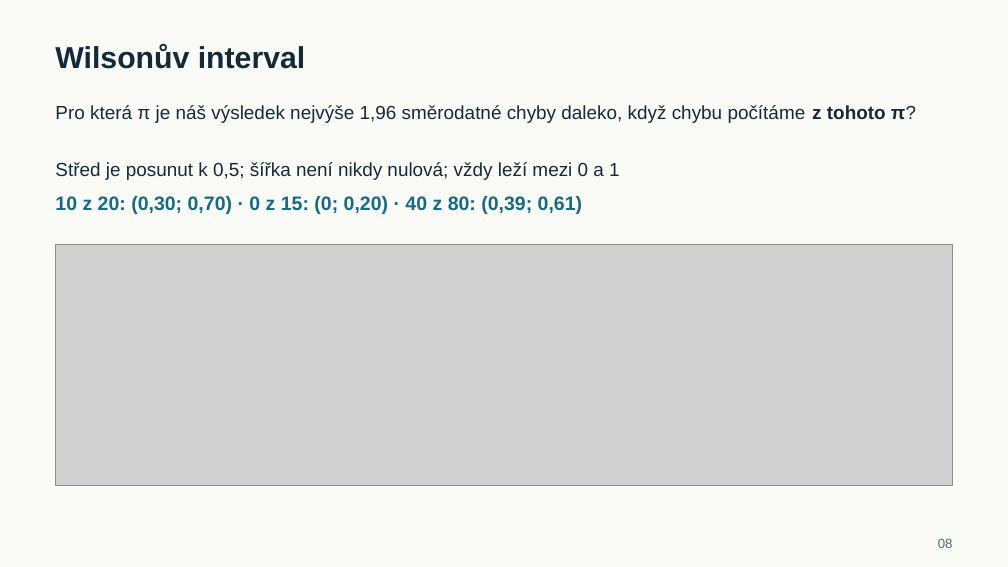
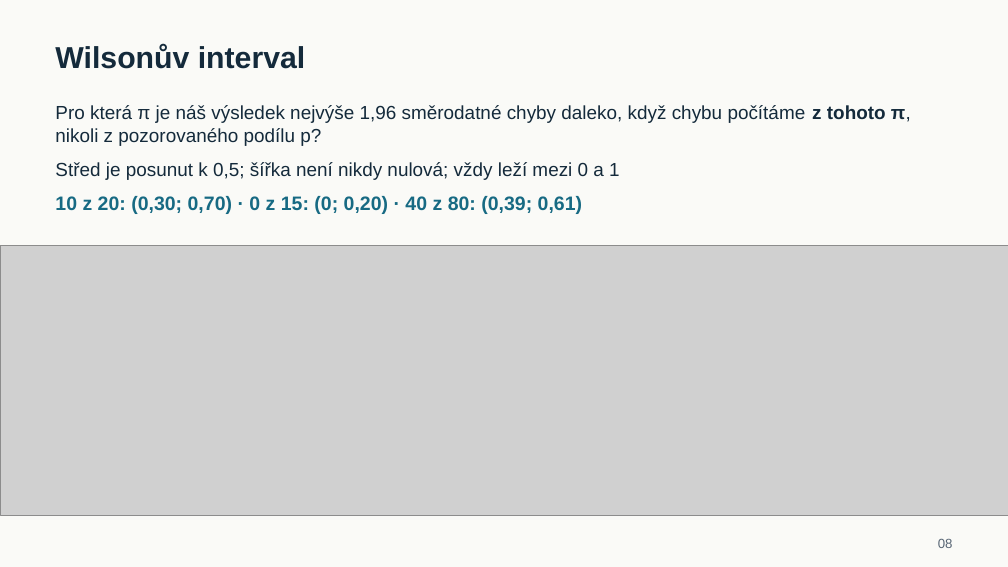
Before and after one commit to reckak/statistics-for-psychology, a slide deck: slide 8 of presentations/kapitola_09/kapitola_09_podily_a_kategorialni_data.pptx. Drawn at 1008x567 pixels with LibreOffice and Linux fonts; fonts in the diff are those of the drawing; grey boxes stand for pictures. Boxes give left, top, right and bottom in pixels: in the first picture for what was removed or moved away, otherwise in the second. Text is boxed around its words. In the diff, an @@ line names an element or a change of style, - is before the commit and + after.

```diff
--- a/presentations/kapitola_09/kapitola_09_podily_a_kategorialni_data.pptx
+++ b/presentations/kapitola_09/kapitola_09_podily_a_kategorialni_data.pptx
@@ text at [55,105,911,146]: text changed @@
-Pro která π je náš výsledek nejvýše 1,96 směrodatné chyby daleko, když chybu počítáme z tohoto π?
+Pro která π je náš výsledek nejvýše 1,96 směrodatné chyby daleko, když chybu počítáme z tohoto π,
+nikoli z pozorovaného podílu p?
@@ picture: place and size @@
-picture at [56,244,952,484]
+picture at [1,245,1008,515]
```
Also in this commit, not shown: 10 other slides changed, 8 other files.
